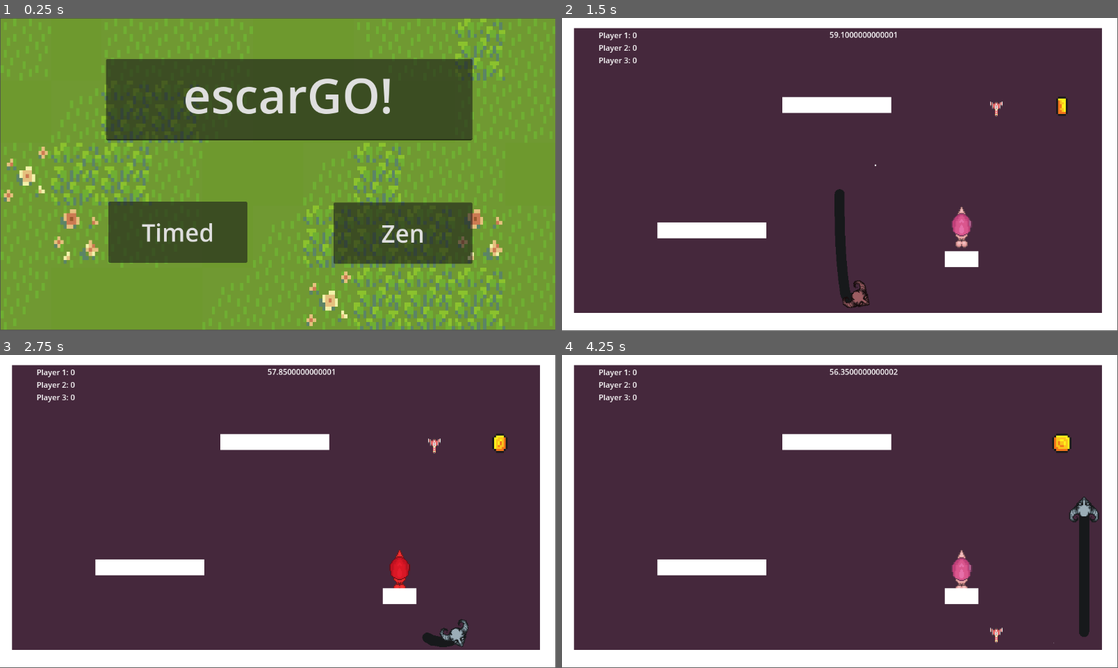
Above: before the commit, frames 1-4 (two rows, left to right).
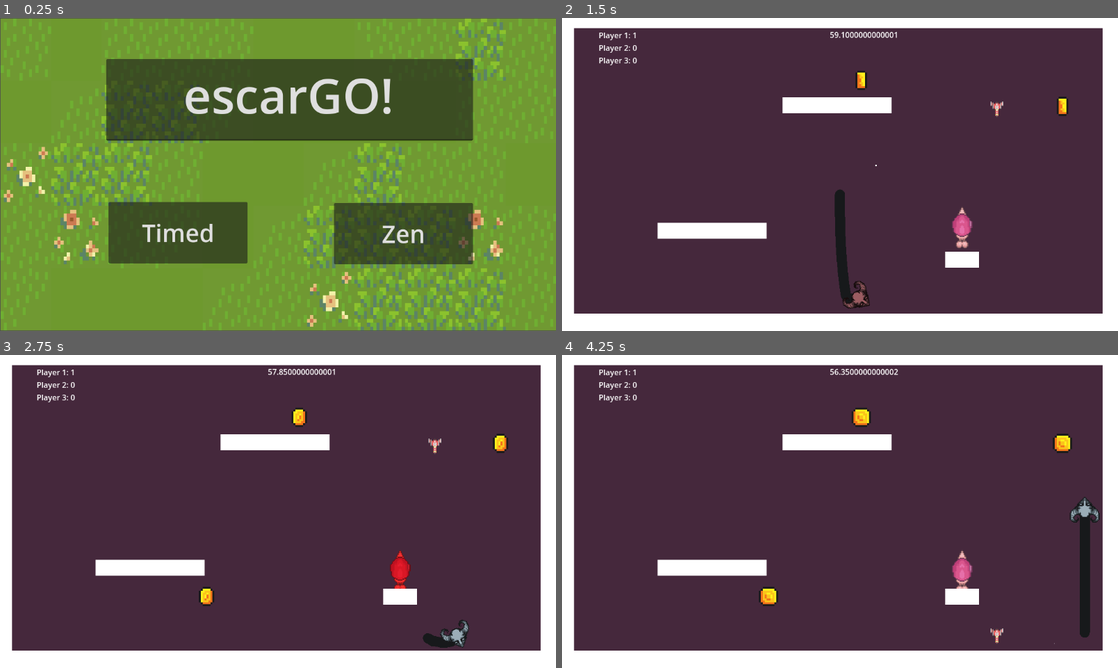
Above: after the commit, the same moments.

Repository: reniby/catfight
Game: Godot game, scene res://scenes/menu.tscn
Same seed, same stepped clock (60 frames per second), same inputs: the game is played once before the commit and once after it.
Inputs:
- Up to frame 1 (0.25 s): no input
- Up to frame 2 (1.5 s): click "Timed" at 0.5 s; tap Enter (dash_p1) at 1.25, 1.35 s; hold Right (right_p1) from 1.28 s (still down)
- Up to frame 3 (2.75 s): release Right (right_p1) at 2.03 s; hold Down (down_p1) from 2.03 s (still down); tap Shift (dash_p2) at 2.1 s
- Up to frame 4 (4.25 s): release Down (down_p1) at 2.78 s; hold Right (right_p1) 2.78-3.53 s; tap Space (dash_p3) at 2.85 s; hold Up (up_p1) from 3.53 s (still down); tap S (down_p2) at 3.6 s
In our replay, the window is 799x449 before the commit and 800x450 after it. These sizes can differ from the game's own. Grey fills any space a smaller window leaves; there, only what the larger window draws over its background counts as a difference.

The runs differ from the first frame. In frame 1, 3.4% of the frame differs, in the area x 0-100%, y 0-100%; in frame 2, 1.2%; in frame 3, 1.4%; in frame 4, 1.6%.

Commit message:
coin timer

Diff:
--- a/project.godot
+++ b/project.godot
@@ -12,12 +12,16 @@
 
 config/name="catfight"
 run/main_scene="res://scenes/menu.tscn"
-config/features=PackedStringArray("4.3", "GL Compatibility")
+config/features=PackedStringArray("4.4", "GL Compatibility")
 config/icon="res://icon.svg"
 
 [autoload]
 
 Globals="*res://scripts/globals.gd"
+
+[display]
+
+window/stretch/mode="viewport"
 
 [input]
 
--- a/scenes/catfight.tscn
+++ b/scenes/catfight.tscn
@@ -69,6 +69,10 @@
 
 [node name="Coin" parent="Coins" instance=ExtResource("5_onvbn")]
 
+[node name="Coin2" parent="Coins" instance=ExtResource("5_onvbn")]
+
+[node name="Coin3" parent="Coins" instance=ExtResource("5_onvbn")]
+
 [node name="Labels" type="Node" parent="."]
 
 [node name="Score" type="Label" parent="Labels"]
--- a/scenes/coin.tscn
+++ b/scenes/coin.tscn
@@ -115,4 +115,8 @@
 position = Vector2(0, 0.15625)
 shape = SubResource("RectangleShape2D_1b022")
 
+[node name="CoinTimer" type="Timer" parent="."]
+one_shot = true
+
 [connection signal="body_entered" from="Area2D" to="." method="_on_area_2d_body_entered"]
+[connection signal="timeout" from="CoinTimer" to="." method="_on_coin_timer_timeout"]
--- a/scripts/catfight.gd
+++ b/scripts/catfight.gd
@@ -1,7 +1,7 @@
 extends Node2D
 @onready var player_1: CharacterBody2D = $Player
 @onready var player_2: CharacterBody2D = $Player2
-var title = "Game v0.1"
+var title = "Reaper Madness :D"
 
 func _process(delta):
 	DisplayServer.window_set_title(title + " | fps: " + str(Engine.get_frames_per_second()))
--- a/scripts/coin.gd
+++ b/scripts/coin.gd
@@ -5,6 +5,7 @@
 var rng = RandomNumberGenerator.new()
 @onready var area: Area2D = $Area2D
 @onready var sprite: AnimatedSprite2D = $Sprite2D
+@onready var coin_timer: Timer = $CoinTimer
 
 func _ready() -> void:
 	choose_location()
@@ -12,15 +13,17 @@
 func _physics_process(delta: float) -> void:
 	var overlapping = false
 
-	if len(area.get_overlapping_bodies()):
+	for body in area.get_overlapping_bodies():
+		hide()
 		overlapping = true
 		choose_location()
+		if "Player" in body.name:
+			coin_timer.start()
 
-	if not overlapping:
+	if not overlapping and not coin_timer.time_left:
 		call_deferred("show")
 
 func choose_location():
-	hide()
 	var x = rng.randf_range(-max_x / 2, max_x / 2)
 	var y = rng.randf_range(-max_y / 2, max_y / 2)
 	position = Vector2(x, y)
Not shown: 1 places in scenes/end_screen.tscn that only renumber resources
Not shown: 1 places in scenes/menu.tscn that only renumber resources
Not shown, added: scripts/globals.gd.uid
Not shown, added: scripts/menu.gd.uid
Not shown, added: scripts/score.gd.uid
Not shown, added: scripts/score_screen.gd.uid
Not shown, added: scripts/timer.gd.uid
